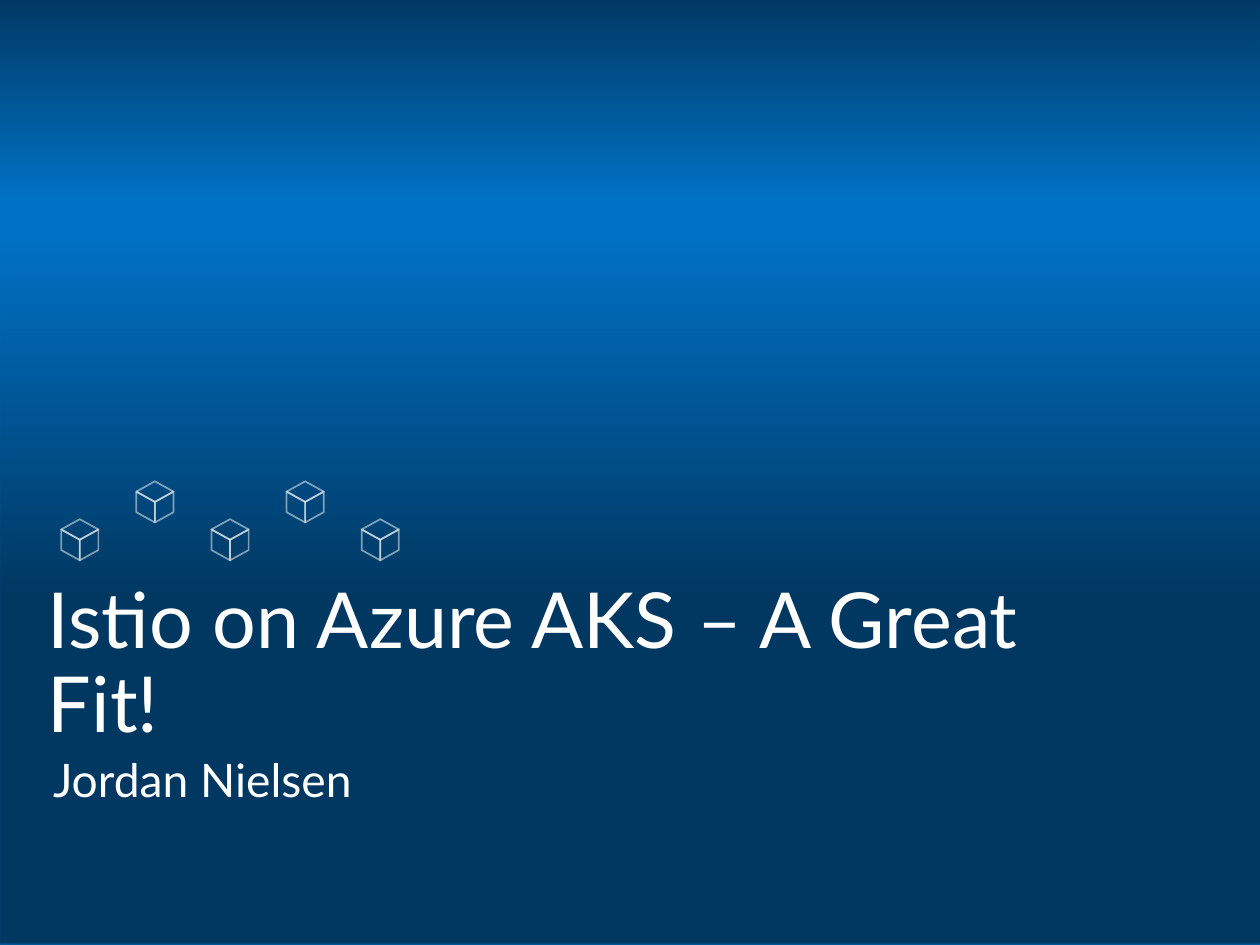
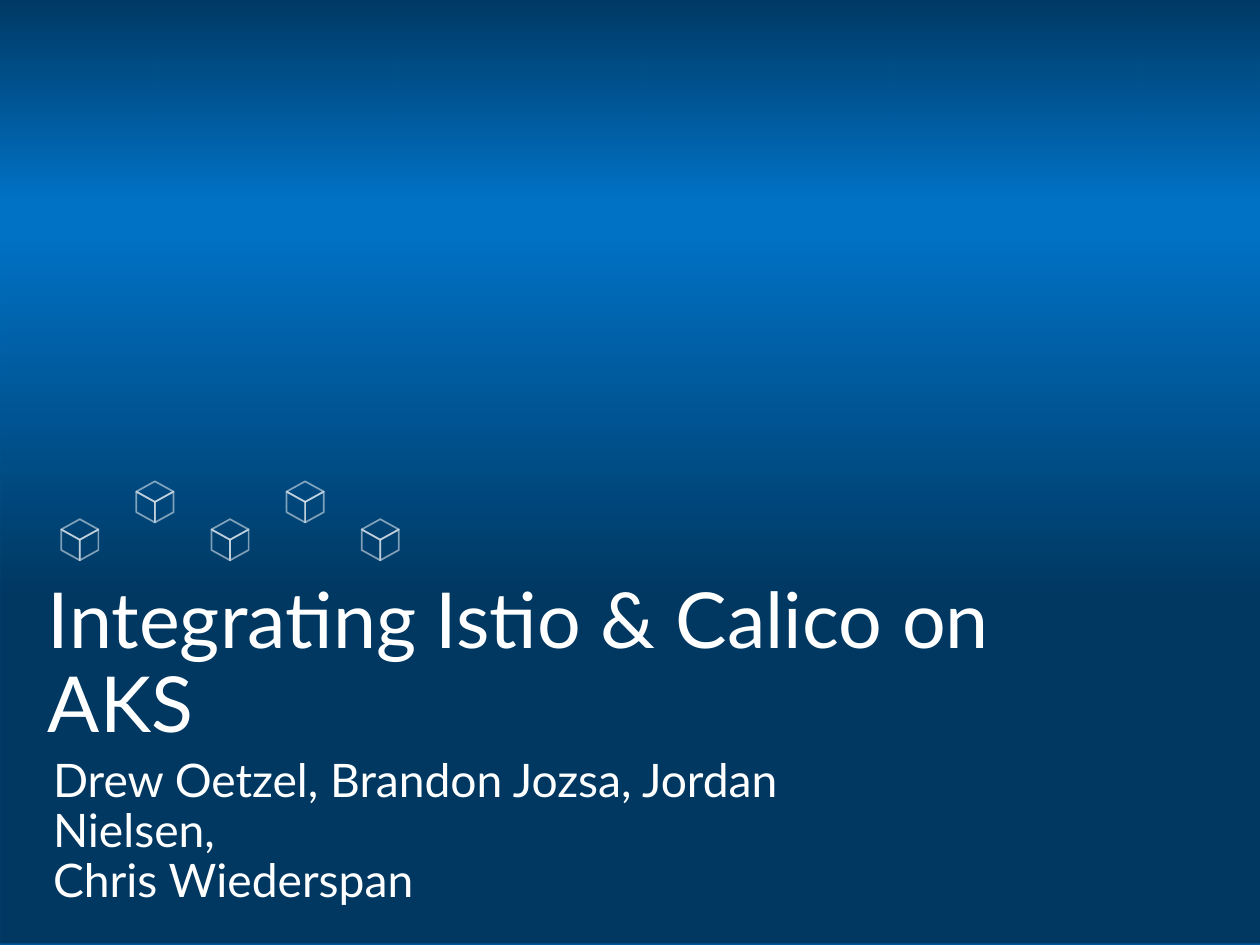
Before and after one commit to jonielsen/istioworkshop, a slide deck: slide 1 of istio-slides.pptx. Drawn at 1260x945 pixels with LibreOffice and Linux fonts; fonts in the diff are those of the drawing; background and template pictures are left out. Boxes give left, top, right and bottom in pixels: in the first picture for what was removed or moved away, otherwise in the second. Text is boxed around its words. In the diff, an @@ line names an element or a change of style, - is before the commit and + after.

```diff
--- a/istio-slides.pptx
+++ b/istio-slides.pptx
@@ title at (x1=48, y1=591, x2=989, y2=733): text changed @@
-Istio on Azure AKS – A Great Fit!
+Integrating Istio & Calico on AKS
@@ text at (x1=53, y1=763, x2=777, y2=905): text changed @@
-Jordan Nielsen
+Drew Oetzel, Brandon Jozsa, Jordan Nielsen,
+Chris Wiederspan
```
